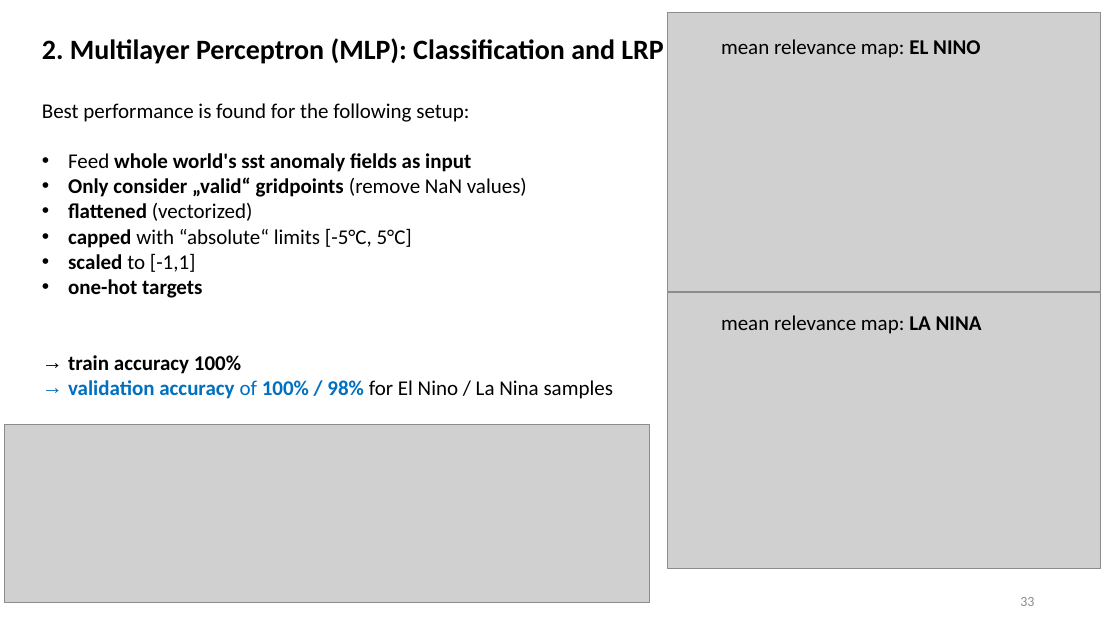
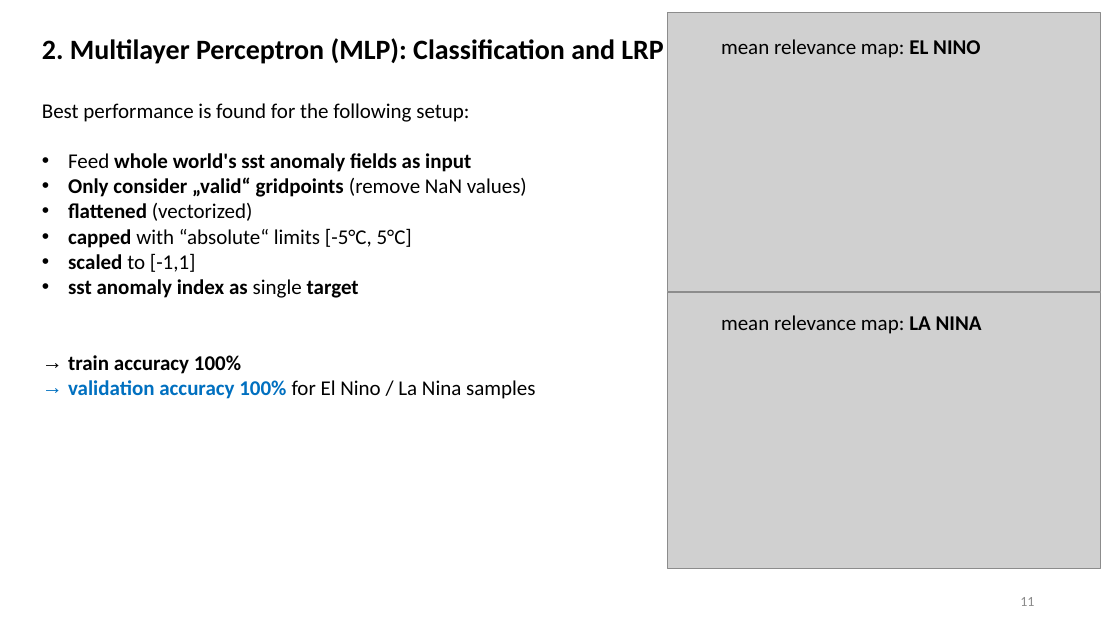
Before and after one commit to MarcoLandtHayen/EchoStateNetworks, a slide deck: slide 11 of ESN_ClassificationLRP_ENSO_OD-Talk.pptx (slide 33 before the commit). Drawn at 1120x630 pixels with LibreOffice and Linux fonts; fonts in the diff are those of the drawing; grey boxes stand for pictures. Boxes give left, top, right and bottom in pixels: in the first picture for what was removed or moved away, otherwise in the second. Text is boxed around its words. In the diff, an @@ line names an element or a change of style, - is before the commit and + after.

```diff
--- a/ESN_ClassificationLRP_ENSO_OD-Talk.pptx
+++ b/ESN_ClassificationLRP_ENSO_OD-Talk.pptx
@@ text at box(68, 279, 359, 298): text changed @@
-• one-hot targets
+• sst anomaly index as single target
@@ text at box(68, 380, 535, 399): text changed; text colour #0070C0 to #000000; bold off @@
-→ validation accuracy of 100% / 98% for El Nino / La Nina samples
+→ validation accuracy 100% for El Nino / La Nina samples
@@ picture removed at box(4, 424, 650, 602) @@
@@ page number at box(1020, 597, 1034, 606): text changed @@
-33
+11
```
Also in this commit, not shown: 13 other slides changed, 7 slides added, 8 slides removed.
